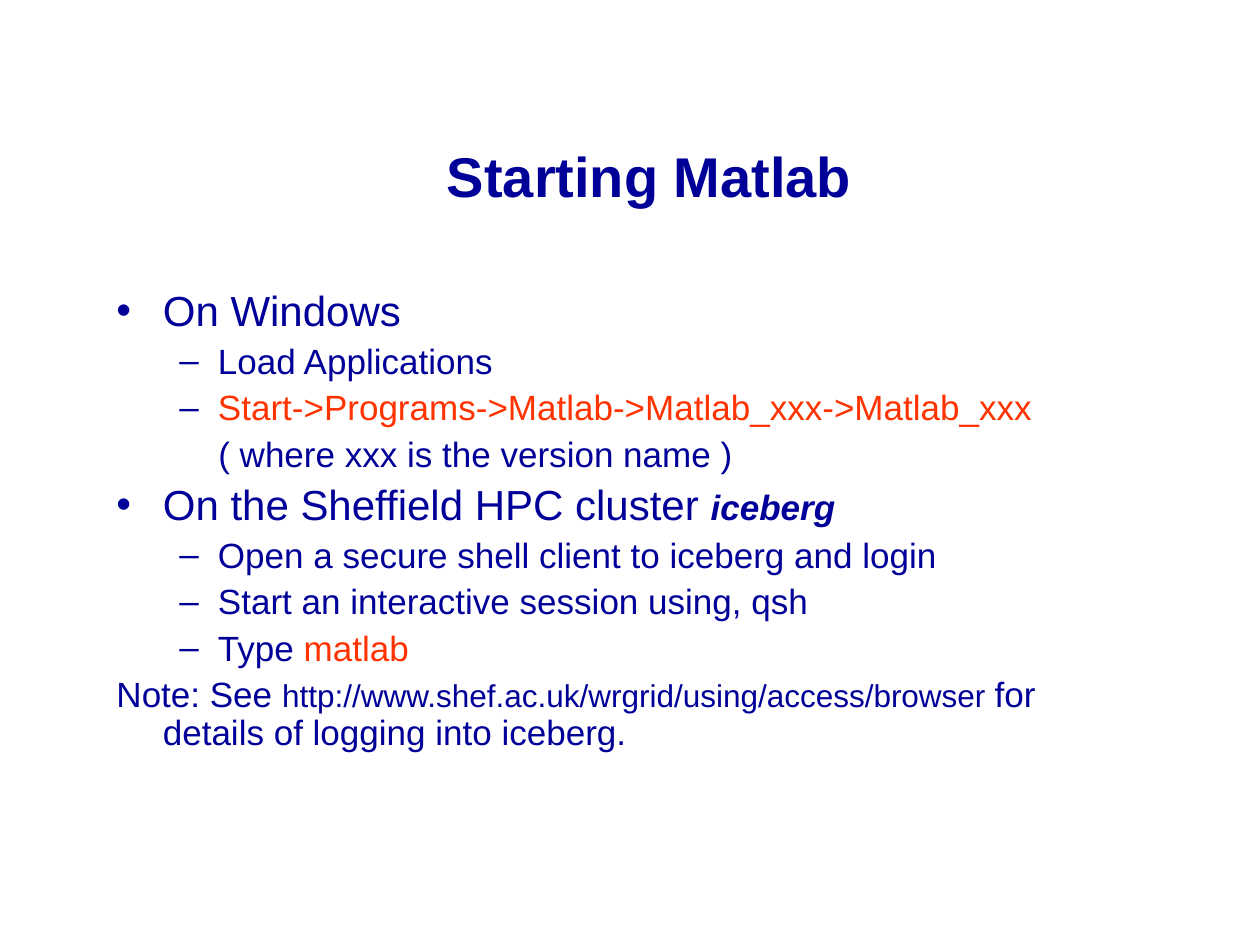
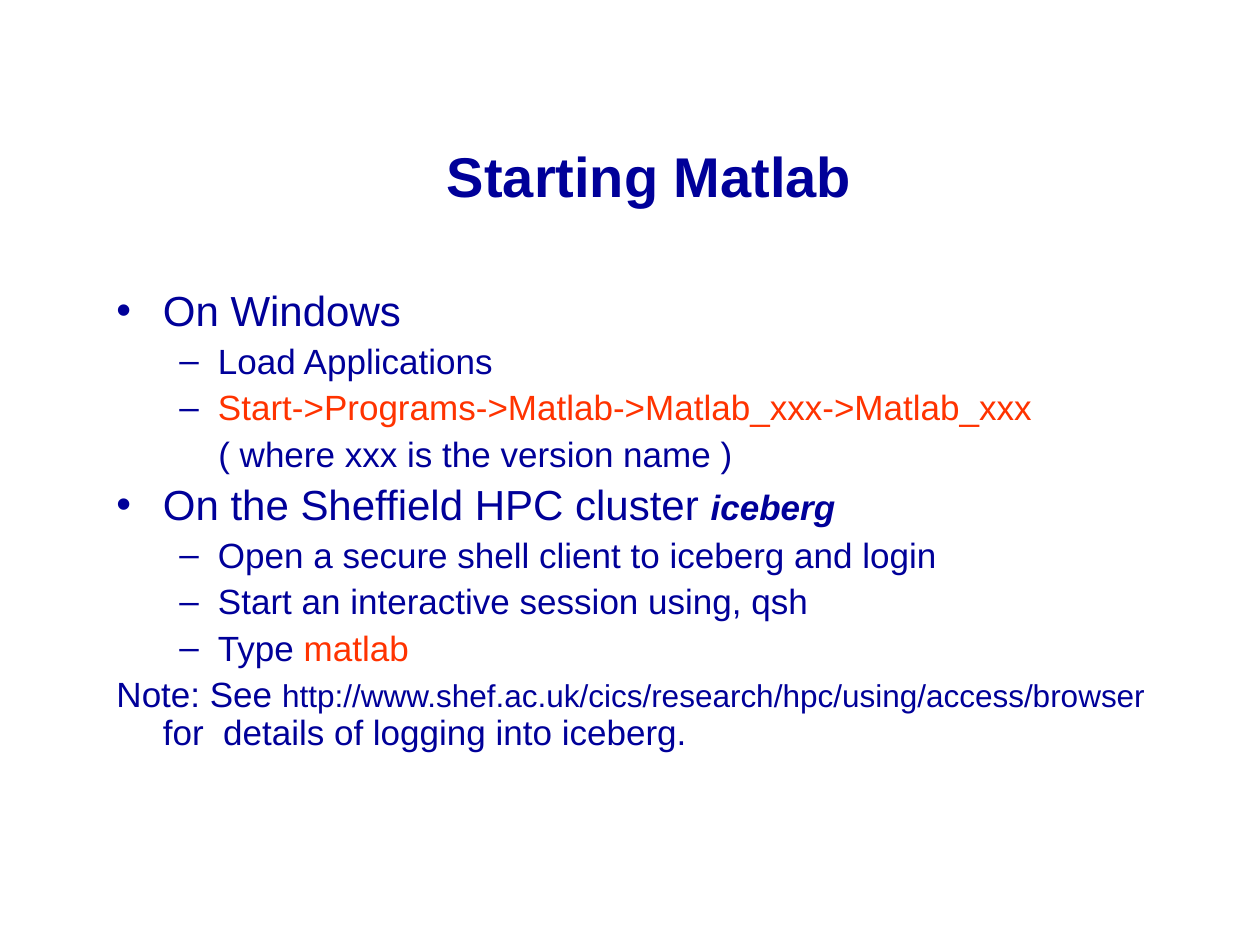
Before and after one commit to mikeg64/iome, a slide deck: slide 8 of src/examples/course/matlab/presentations_and_docs/matlab1.ppt (slide 7 before the commit). Drawn at 1260x945 pixels with LibreOffice and Linux fonts; fonts in the diff are those of the drawing; background and template pictures are left out. Boxes give left, top, right and bottom in pixels: in the first picture for what was removed or moved away, otherwise in the second. Text is boxed around its words. In the diff, an @@ line names an element or a change of style, - is before the commit and + after.

```diff
--- a/src/examples/course/matlab/presentations_and_docs/matlab1.ppt
+++ b/src/examples/course/matlab/presentations_and_docs/matlab1.ppt
@@ text at (116, 682, 1145, 752): text changed @@
-Note: See http://www.shef.ac.uk/wrgrid/using/access/browser for details of logging into iceberg.
+Note: See http://www.shef.ac.uk/cics/research/hpc/using/access/browser for details of logging into iceberg.
```
Also in this commit, not shown: 2 other slides changed, 4 slides removed, 4 other files.
